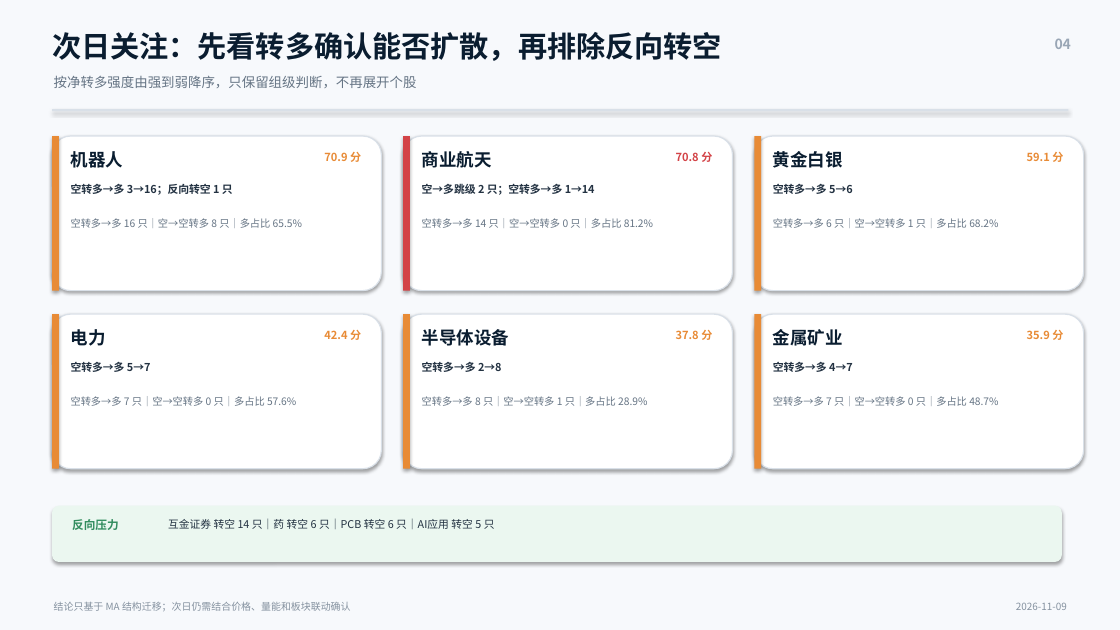
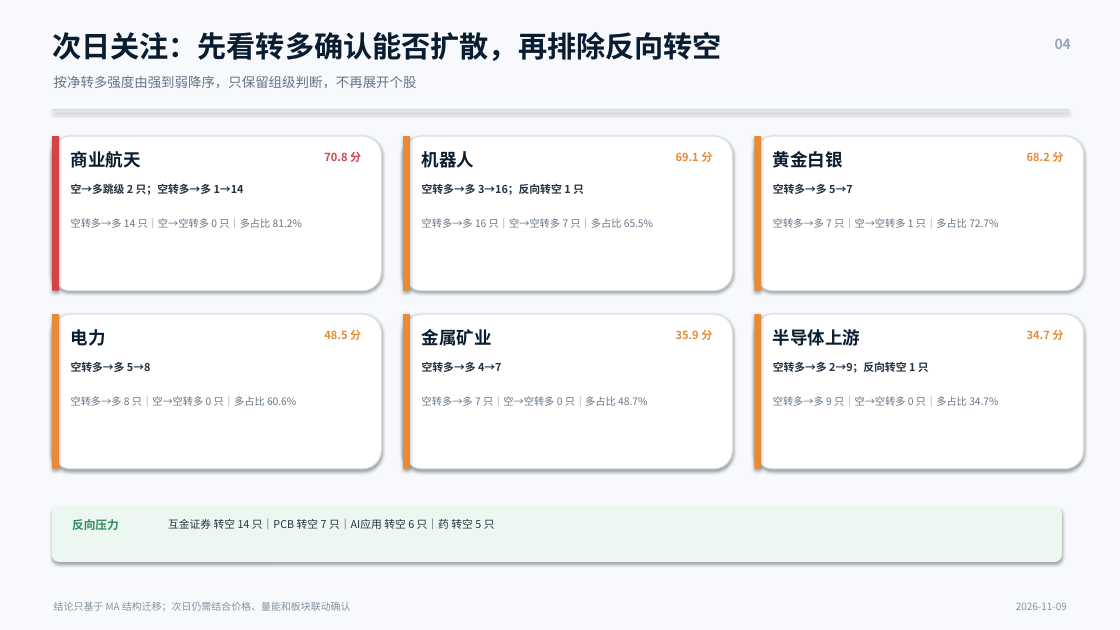
Before and after one commit to nancybhc/a-share-blast-lab, a slide deck: slide 4 of assets/多空阶段简报_2026-11-09.pptx. Drawn at 1120x630 pixels with LibreOffice and Linux fonts; fonts in the diff are those of the drawing. Boxes give left, top, right and bottom in pixels: in the first picture for what was removed or moved away, otherwise in the second. Text is boxed around its words. In the diff, an @@ line names an element or a change of style, - is before the commit and + after.

```diff
--- a/assets/多空阶段简报_2026-11-09.pptx
+++ b/assets/多空阶段简报_2026-11-09.pptx
@@ rectangle at (x1=52, y1=136, x2=59, y2=291): fill #E88B36 to #D34347 @@
@@ rectangle at (x1=403, y1=136, x2=410, y2=291): fill #D34347 to #E88B36 @@
@@ text at (x1=71, y1=151, x2=141, y2=168): text changed @@
-机器人
+商业航天
@@ text at (x1=324, y1=152, x2=361, y2=162): text changed; text colour #E88B36 to #D34347 @@
-70.9 分
+70.8 分
@@ text at (x1=422, y1=151, x2=474, y2=168): text changed @@
-商业航天
+机器人
@@ text at (x1=676, y1=152, x2=712, y2=162): text changed; text colour #D34347 to #E88B36 @@
-70.8 分
+69.1 分
@@ text at (x1=1027, y1=152, x2=1063, y2=162): text changed @@
-59.1 分
+68.2 分
@@ text at (x1=71, y1=183, x2=244, y2=195): text changed @@
-空转多→多 3→16；反向转空 1 只
+空→多跳级 2 只；空转多→多 1→14
@@ text at (x1=422, y1=183, x2=584, y2=195): text changed @@
-空→多跳级 2 只；空转多→多 1→14
+空转多→多 3→16；反向转空 1 只
@@ text at (x1=773, y1=184, x2=853, y2=194): text changed @@
-空转多→多 5→6
+空转多→多 5→7
@@ text at (x1=71, y1=218, x2=302, y2=228): text changed @@
-空转多→多 16 只｜空→空转多 8 只｜多占比 65.5%
+空转多→多 14 只｜空→空转多 0 只｜多占比 81.2%
@@ text at (x1=422, y1=218, x2=653, y2=228): text changed @@
-空转多→多 14 只｜空→空转多 0 只｜多占比 81.2%
+空转多→多 16 只｜空→空转多 7 只｜多占比 65.5%
@@ text at (x1=773, y1=218, x2=998, y2=228): text changed @@
-空转多→多 6 只｜空→空转多 1 只｜多占比 68.2%
+空转多→多 7 只｜空→空转多 1 只｜多占比 72.7%
@@ text at (x1=422, y1=329, x2=492, y2=346): text changed @@
-半导体设备
+金属矿业
@@ text at (x1=773, y1=329, x2=860, y2=346): text changed @@
-金属矿业
+半导体上游
@@ text at (x1=324, y1=330, x2=361, y2=340): text changed @@
-42.4 分
+48.5 分
@@ text at (x1=676, y1=330, x2=712, y2=340): text changed @@
-37.8 分
+35.9 分
@@ text at (x1=1027, y1=330, x2=1063, y2=340): text changed @@
-35.9 分
+34.7 分
@@ text at (x1=71, y1=362, x2=151, y2=372): text changed @@
-空转多→多 5→7
+空转多→多 5→8
@@ text at (x1=422, y1=362, x2=502, y2=372): text changed @@
-空转多→多 2→8
+空转多→多 4→7
@@ text at (x1=773, y1=362, x2=929, y2=373): text changed @@
-空转多→多 4→7
+空转多→多 2→9；反向转空 1 只
@@ text at (x1=71, y1=396, x2=296, y2=406): text changed @@
-空转多→多 7 只｜空→空转多 0 只｜多占比 57.6%
+空转多→多 8 只｜空→空转多 0 只｜多占比 60.6%
@@ text at (x1=422, y1=396, x2=647, y2=406): text changed @@
-空转多→多 8 只｜空→空转多 1 只｜多占比 28.9%
+空转多→多 7 只｜空→空转多 0 只｜多占比 48.7%
@@ text at (x1=773, y1=396, x2=998, y2=406): text changed @@
-空转多→多 7 只｜空→空转多 0 只｜多占比 48.7%
+空转多→多 9 只｜空→空转多 0 只｜多占比 34.7%
@@ text at (x1=168, y1=518, x2=495, y2=529): text changed @@
-互金证券 转空 14 只｜药 转空 6 只｜PCB 转空 6 只｜AI应用 转空 5 只
+互金证券 转空 14 只｜PCB 转空 7 只｜AI应用 转空 6 只｜药 转空 5 只
```
Also in this commit, not shown: 3 other slides changed, 8 other files.
